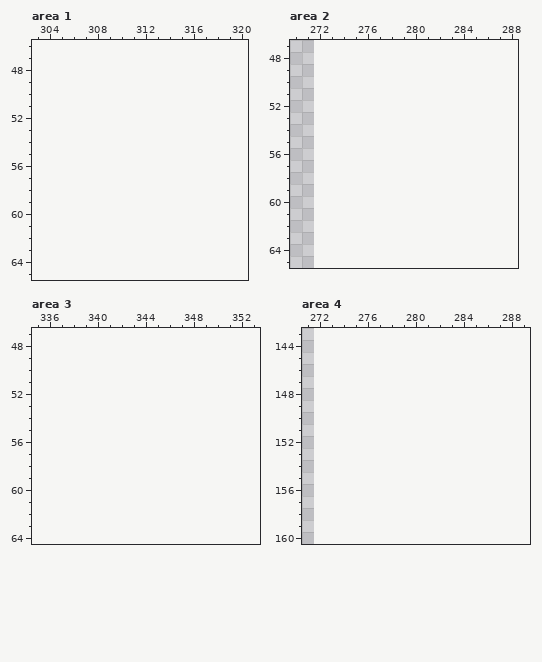
Edited in one commit: pixel-art file (aseprite/malum_rock_textures.ase). Above: the version before the commit.
272x272 pixels, 1 frame. Colours within 5 levels of each other are drawn and written as one. Shown: area 1: x 303..320, y 46..65; area 2: x 270..288, y 47..65; area 3: x 335..353, y 47..64; area 4: x 271..289, y 143..160. The old version is drawn lined up with the new one, on the new canvas. The commit also changed other parts of the picture, which this record leaves out.
The result:
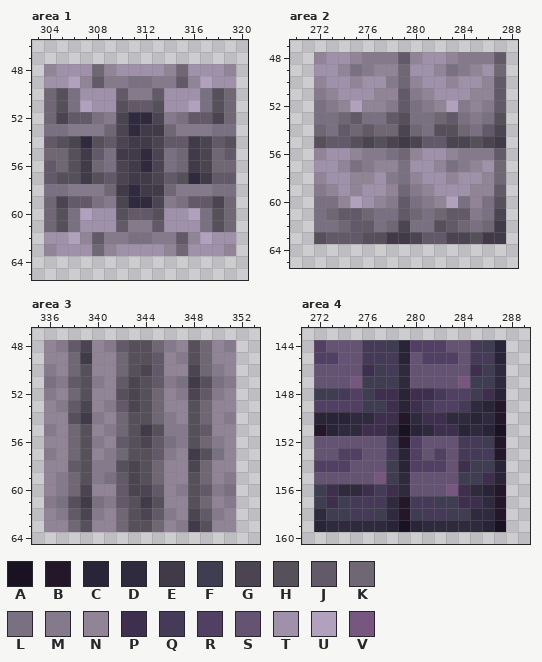
Palette (. is transparent): A #181222  B #24172a  C #292437  D #2f2a3e  E #413a49  F #3f3d51  G #4b4552  H #55505a  J #635a69  K #6f6774  L #797081  M #857a8c  N #918496  P #3d2f4d  Q #453a58  R #514063  S #645373  T #a091ab  U #b1a1bf  V #775680
Edits made:
canvas 272x272 -> 512x272
Changed rows in their new state; - is an unchanged pixel.
Area 1:
first column x 304:
48 NTTTKNTTTTNKTTTN
49 TTUNJMMLLMMJNUTT
50 KHLTTTJMMJTTTLHK
51 KHLUTTHJJHTTULHK
52 KGJJLMGDDGMLJJGK
53 LLMMMKGDEEKMMMLL
54 JHGDHJGEEGJJEGJH
55 KKHEJLEEDGLKEGKJ
56 JKHEKLGEDGLKEGKK
57 JHHEHJGEEGJHDEJJ
58 LLMMMKEDEEKMMMLL
59 KGJJLMGDDGMLJJGK
60 KHLUTTHJJHTTULHK
61 KHLTTTJMMJTTTLHK
62 TTUNJMMLLMMJNUTT
63 NTTTKNTTTTNKTTTN
Area 2:
first column x 272:
48 NTTNMMMJNTTNMMMJ
49 TTNLMNNKTTNLMNTK
50 NTTNTTMKNTTNTTNJ
51 MNTTTNNJMNTTTNNJ
52 LMNUNNMJLMNUMNMJ
53 LLKJLLJHLLKJLMLH
54 KLJKJKKGKLHHKLJG
55 HJJHGHGEGJJGGHGE
56 NTTNMMLKNTTNMMMJ
57 TTNLMNNLTTNLMNTK
58 NTTNNTMLNTTNTTNK
59 MNTNTTNKMNTTTNNJ
60 LLNUTNMJLMNULNLH
61 LKJJKLLJKLKJJMLG
62 LLKJJLKGLLHJKLKE
63 HJJJHHEEGJJGGHEE
Area 3:
first column x 336:
48 NMJGNMJHHKMNHKNM
49 NNKENNKHHJNMHKNN
50 MNKHNNKHGJNNGKMN
51 LMJHMNJGHJMLEHLM
52 MNKHNNHGHKNMGJMN
53 NMJGNMJGHKNNHKNN
54 NNHEMNKHHKMNHKNM
55 MNKHNMKHEHMMHJNN
56 NNKHMNJHGJLMHKMN
57 MNKHNMKHHJMNEHLN
58 NNJHMMHGHKNNGKNN
59 NMKHMLJGHKNNHKNM
60 NMKGNNJGGJNMHJML
61 MLHELMJHEHNNHKNM
62 NMJGMNKHGJMNGJMN
63 NNKHNNKHHKNMEHNN
Area 4:
first column x 272:
144 RSSSQQFCRRRSSQFC
145 RRSSQQQCSRRRSQQC
146 SSSSPFQDSSSSSPFD
147 SSSVFFFDSSSSVFFD
148 FFQRFPPCPPQRRFPC
149 RRRRFFPCPQRRQDCB
150 CCCDDPPBDPPDDCDB
151 BCDDPPDACDPPCDCA
152 SSSSSSQBRSSSQQFB
153 SSRRSSQCRSRSQQQB
154 RRRSSSFCRRRSPFFC
155 SSSSSVFDSSSSFFPC
156 FPDDPQPDSSSVPDCB
157 FPFQQQDBQQFFPPDB
158 DFFQQFDBFQQFFDDB
159 CDDDDDCACDDDDDCA
